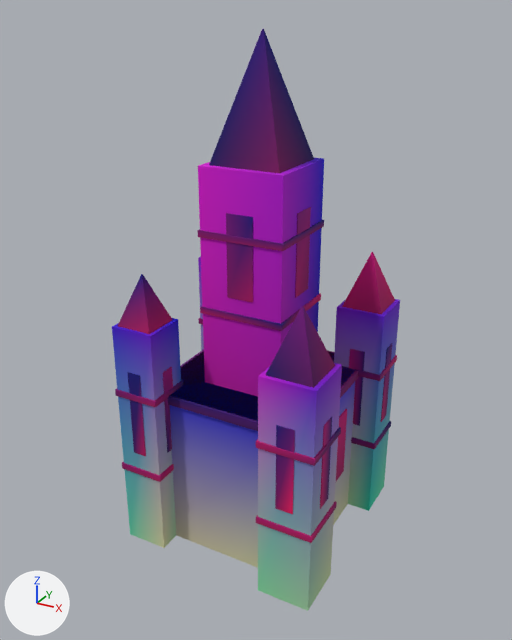
Before and after pictures for a commit that changed the glTF model assets/kit/radiant_castle_a.glb.
Camera for both pictures: a 50 mm camera at (23.9, -44.5, 40.3) aimed at (-0.2, -0.6, 18.4). Lighting does not change. The marker at lower left points along +X, +Y and +Z. The older version comes first. Vertices at exactly the same position are counted once.

The first picture shows 'radiant_cap', 'radiant_cap.001', 'radiant_cap.003', 'radiant_cap.004', 'radiant_castle', 'radiant_castle_gild', 'radiant_castle_win'.
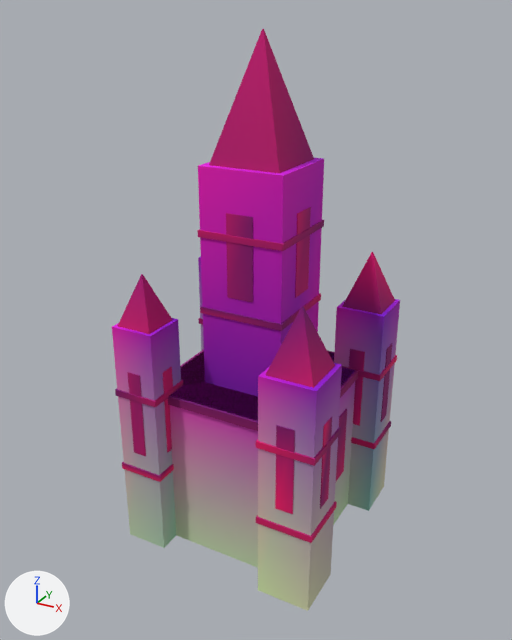
Diff of the bpy script that builds the scene:
```diff
--- a/assets/kit/radiant_castle_a.glb.py
+++ b/assets/kit/radiant_castle_a.glb.py
@@ me_radiant_cap @@
 me_radiant_cap.from_pydata(...)  # 8 vertices, 12 faces; spans x -2.75..2.75, y -2.75..2.75, z 30.34..39.05
+# me_radiant_cap part 1: 6 faces centred in x -0.94..1.85, y -1.85..0.92, z 30.34..36.15 are repainted in the vertex colours; the middle colour goes from blue #2100b2 to pink #cc00cc
+# me_radiant_cap part 2: 4 faces centred in x -1.85..0.92, y -0.94..1.85, z 33.24..36.15 are repainted in the vertex colours; the middle colour goes from blue #0000d6 to pink #d700d5
 me_radiant_cap.materials.append(mat_m_gild)
@@ me_radiant_cap_001 @@
 me_radiant_cap_001.from_pydata(...)  # 8 vertices, 12 faces; spans x -1.45..1.45, y -1.45..1.45, z 19.02..22.83
+# me_radiant_cap_001 part 3: 6 faces centred in x -0.98..0.51, y -0.51..0.98, z 20.29..21.56 are repainted in the vertex colours; the middle colour goes from blue #0000f4 to purple #b300e1
+# me_radiant_cap_001 part 4: 2 faces centred in x 0.01..0.98, y -0.98..0.01, z 20.29 are repainted in the vertex colours; the middle colour goes from pink #a700b2 to pink #cc00ce
 me_radiant_cap_001.materials.append(mat_m_gild)
@@ me_radiant_cap_003 @@
 me_radiant_cap_003.from_pydata(...)  # 8 vertices, 12 faces; spans x -1.74..1.74, y -1.74..1.74, z 18.3..22.88
+# me_radiant_cap_003 part 5: 10 faces centred in x -1.17..1.17, y -1.17..1.17, z 19.83..22.88 are repainted in the vertex colours; the middle colour goes from purple #7700f4 to purple #8600e1
 me_radiant_cap_003.materials.append(mat_m_gild)
@@ me_radiant_castle @@
 me_radiant_castle.from_pydata(...)  # 48 vertices, 72 faces; spans x -8.5..8.4, y -8.4..8.5, z 0.0..30.3
+# me_radiant_castle part 6: 72 faces centred in x -8.5..8.4, y -8.4..8.5, z 0.0..30.3 are repainted in the vertex colours, in many colours
 me_radiant_castle.materials.append(mat_m_marble)
@@ me_radiant_castle_gild @@
 me_radiant_castle_gild.from_pydata(...)  # 88 vertices, 132 faces; spans x -8.6..8.6, y -8.6..8.6, z 6.4..25.8
+# me_radiant_castle_gild part 7: 50 faces centred in x -8.2..8.4, y -8.2..8.6, z 6.5..25.8 are repainted in the vertex colours; the middle colour goes from purple #7f00ce to pink #c000c3
+# me_radiant_castle_gild part 8: 50 faces centred in x -8.6..8.6, y -8.2..8.6, z 6.5..25.6 are repainted in the vertex colours; the middle colour goes from purple #7300d9 to purple #8800c3
+# me_radiant_castle_gild part 9: 32 faces centred in x -8.2..8.6, y -8.6..8.4, z 6.4..25.6 are repainted in the vertex colours; the middle colour goes from pink #bf00bd to pink #e200be
 me_radiant_castle_gild.materials.append(mat_m_gild)
@@ me_radiant_castle_win @@
 me_radiant_castle_win.from_pydata(...)  # 176 vertices, 264 faces; spans x -8.6..8.5, y -8.5..8.6, z 4.7..27.3
+# me_radiant_castle_win part 10: 112 faces centred in x -8.6..8.5, y -8.5..8.6, z 4.7..27.3 are repainted in the vertex colours; the middle colour goes from purple #8300be to pink #cb00c5
+# me_radiant_castle_win part 11: 95 faces centred in x -8.6..8.5, y -8.5..8.5, z 4.7..27.3 are repainted in the vertex colours; the middle colour goes from purple #7e00e2 to purple #8900c5
+# me_radiant_castle_win part 12: 57 faces centred in x -8.5..8.5, y -8.5..8.4, z 6.7..23.1 are repainted in the vertex colours; the middle colour goes from pink #bc00be to pink #ba00c0
 me_radiant_castle_win.materials.append(mat_m_citywindow)
```

Where the change shows, as pixel boxes (x1, y1, x2, y2) in the pictures (512 x 640 px):
part 1 of me_radiant_cap, recoloured (lighter): (209, 29, 314, 173) in both
part 2 of me_radiant_cap, recoloured: (214, 29, 263, 151) in both
part 3 of me_radiant_cap_001, recoloured: (120, 274, 149, 327) in both
part 4 of me_radiant_cap_001, recoloured: (118, 275, 172, 334) in both
part 5 of me_radiant_cap_003, recoloured (lighter): (266, 306, 335, 388) in both
part 6 of me_radiant_castle, recoloured: (112, 158, 400, 611) in both
part 7 of me_radiant_castle_gild, recoloured: (115, 220, 397, 476) in both
part 8 of me_radiant_castle_gild, recoloured: (115, 220, 391, 465) in both
part 9 of me_radiant_castle_gild, recoloured: (123, 294, 397, 543) in both
part 10 of me_radiant_castle_win, recoloured: (134, 207, 365, 508) in both
part 11 of me_radiant_castle_win, recoloured: (127, 213, 392, 512) in both
part 12 of me_radiant_castle_win, recoloured: (276, 412, 347, 514) in both
